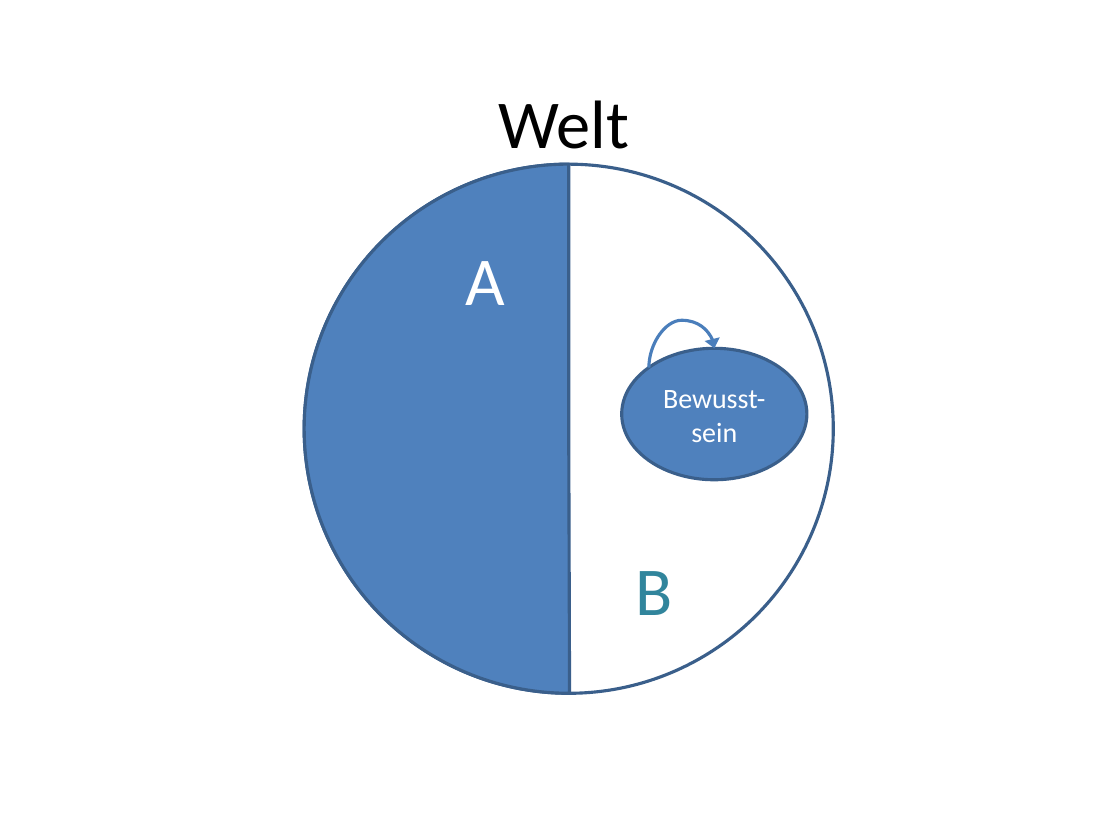
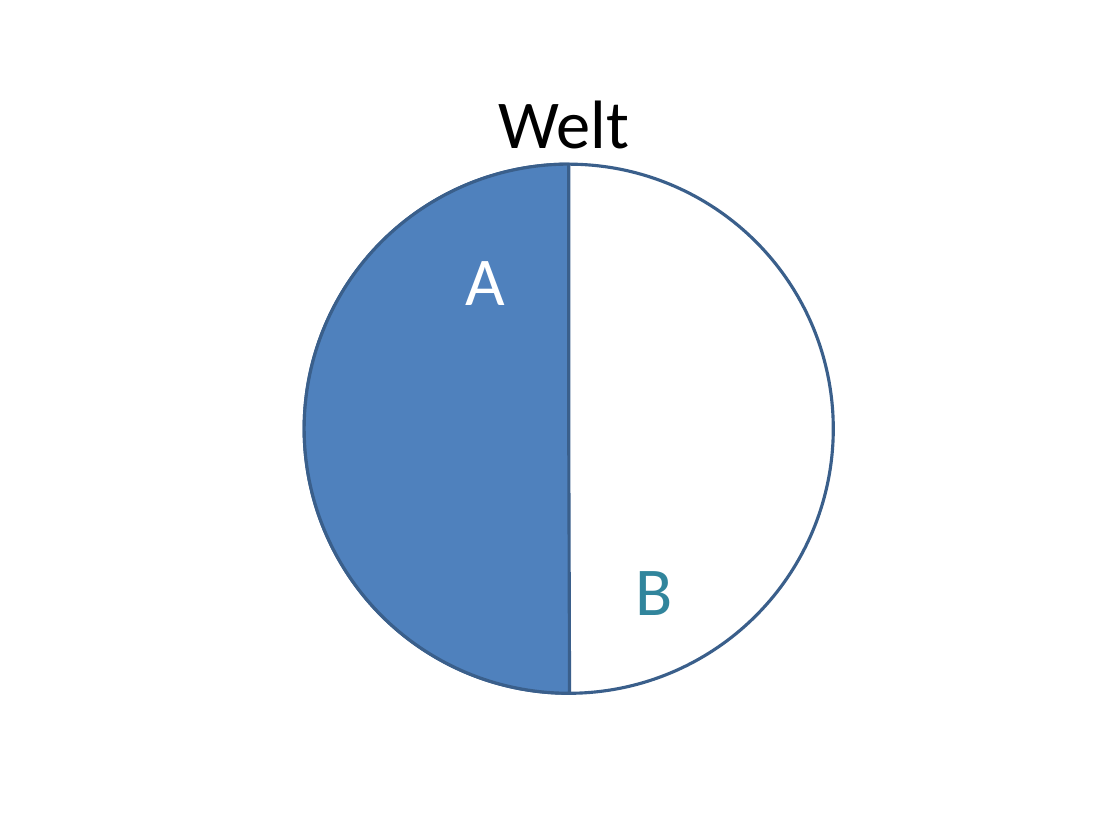
Before and after one commit to HaraldRieder/Physikalismus, a slide deck: slide 8 of Physikalismus.pptx. Drawn at 1120x840 pixels with LibreOffice and Linux fonts; fonts in the diff are those of the drawing. Boxes give left, top, right and bottom in pixels: in the first picture for what was removed or moved away, otherwise in the second. Text is boxed around its words. In the diff, an @@ line names an element or a change of style, - is before the commit and + after.

```diff
--- a/Physikalismus.pptx
+++ b/Physikalismus.pptx
@@ curved arrow removed from (648, 367) to (715, 348) @@
@@ ellipse removed at (622, 348, 806, 479) @@
-Bewusst-
-sein
```
Also in this commit, not shown: 1 slide added.
